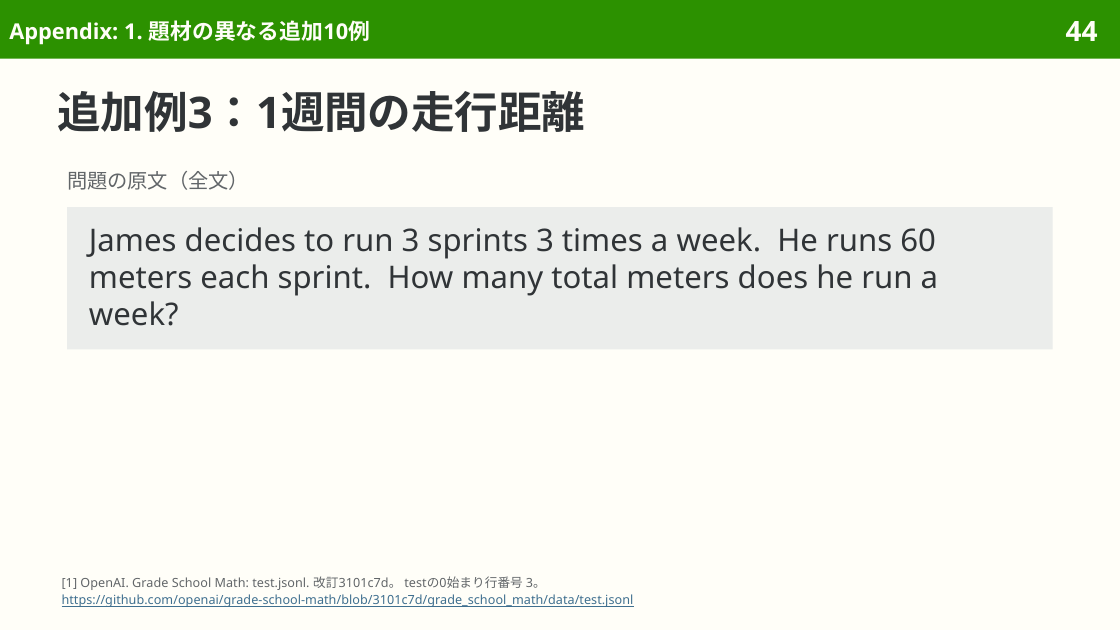
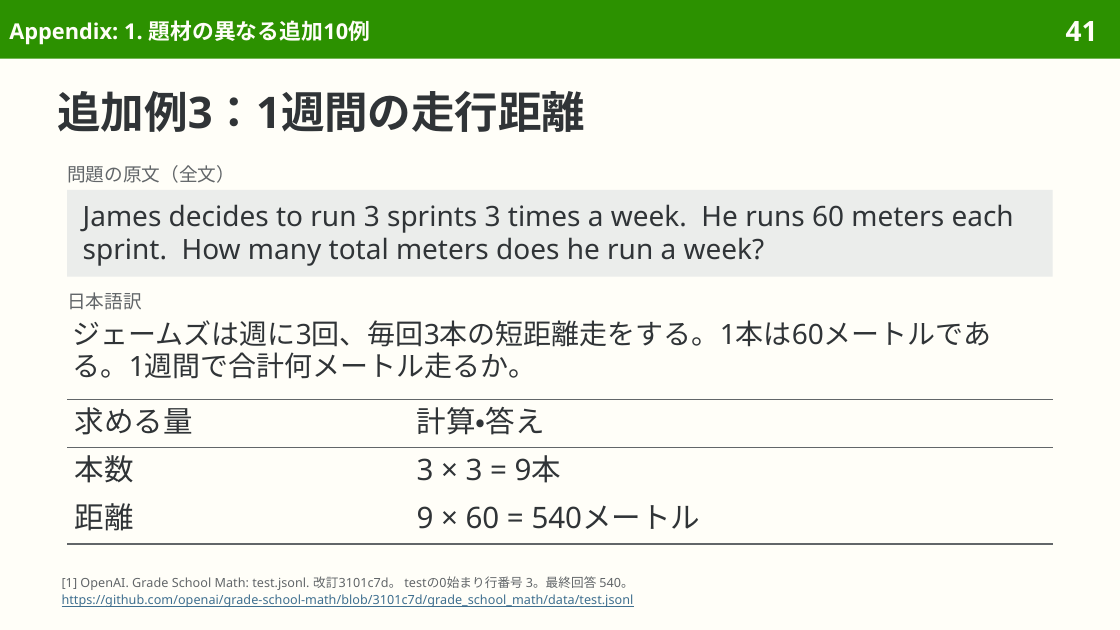
Before and after one commit to sasakiy84/datasets-in-10-minutes, a slide deck: slide 41 of slides/datasets-in-10-minutes-gsm8k.pptx (slide 44 before the commit). Drawn at 1120x630 pixels with LibreOffice and Linux fonts; fonts in the diff are those of the drawing. Boxes give left, top, right and bottom in pixels: in the first picture for what was removed or moved away, otherwise in the second. Text is boxed around its words. In the diff, an @@ line names an element or a change of style, - is before the commit and + after.

Commit message:
slides(gsm8k): refine Japanese wording and pair translations

```diff
--- a/slides/datasets-in-10-minutes-gsm8k.pptx
+++ b/slides/datasets-in-10-minutes-gsm8k.pptx
@@ page number at box(1066, 21, 1098, 41): text changed @@
-44
+41
@@ text "問題の原文（全文）" at box(67, 165, 235, 183): size 13 to 12 pt @@
@@ rectangle "James decides to run 3 ...": place and size @@
-rectangle "James decides to run 3 ..." at box(67, 207, 1053, 349)
+rectangle "James decides to run 3 ..." at box(67, 189, 1053, 277)
@@ rectangle "James decides to run 3 ..." at box(67, 189, 1053, 277): size 20 to 18 pt; line spacing 23.8pt to 21.1pt; vertical alignment middle to top @@
@@ text added at box(67, 292, 142, 310), 12 pt, text #626669 @@
+日本語訳
@@ text added at box(73, 320, 992, 379), 18 pt, text #303437 @@
+ジェームズは週に3回、毎回3本の短距離走をする。1本は60メートルである。1週間で合計何メートル走るか。
@@ table added at box(67, 400, 1053, 544), 3 rows, 2 columns @@
+求める量 | 計算・答え
+本数 | 3 × 3 = 9本
+距離 | 9 × 60 = 540メートル
@@ text at box(62, 576, 633, 590): text changed @@
-[1] OpenAI. Grade School Math: test.jsonl. 改訂3101c7d。 testの0始まり行番号 3。
+[1] OpenAI. Grade School Math: test.jsonl. 改訂3101c7d。 testの0始まり行番号 3。最終回答 540。
```
Also in this commit, not shown: 21 other slides changed, 9 slides removed, 4 other files.
